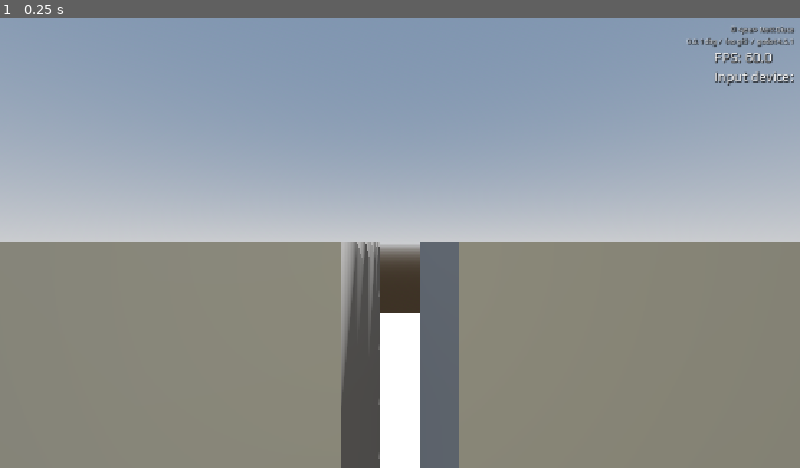
Above: before the commit, frame 1.
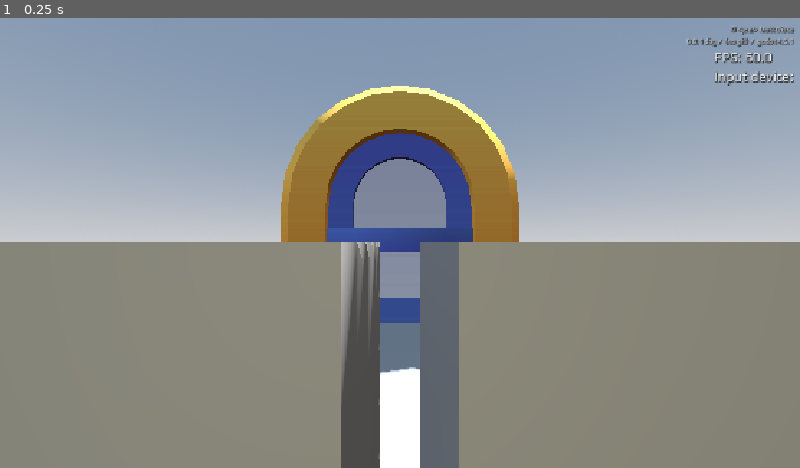
Above: after the commit, the same moment.

Repository: mgiuca/two-hands
Game: Godot game, scene res://scenes/main.tscn
Same seed, same stepped clock (60 frames per second), same inputs: the game is played once before the commit and once after it.
Inputs:
- Up to frame 1 (0.25 s): no input

The runs differ from the first frame. In frame 1, 10% of the frame differs, in the area x 35-65%, y 15-80%.

Commit message:
Added door to all levels.
Hook up so it opens, with sound.

Diff:
--- /dev/null
+++ b/scenes/door.gd
@@ -0,0 +1,18 @@
+class_name Door
+extends Node3D
+
+@onready var animation_player : AnimationPlayer = $Mesh/AnimationPlayer
+@onready var snd_open : AudioStreamPlayer3D = $SndOpen
+@onready var snd_clunk : AudioStreamPlayer3D = $SndClunk
+
+func _ready() -> void:
+  animation_player.animation_finished.connect(_on_animation_finished)
+
+## Opens the door.
+func open() -> void:
+  animation_player.play(&'open', -1, 0.5)
+  snd_open.play()
+
+func _on_animation_finished(anim_name: StringName) -> void:
+  if anim_name == &'open':
+    snd_clunk.play()
--- /dev/null
+++ b/scenes/door.tscn
@@ -0,0 +1,17 @@
+[gd_scene load_steps=5 format=3 uid="uid://befgfai7xh21g"]
+
+[ext_resource type="PackedScene" uid="uid://b17drhwlyqjch" path="res://meshes/door-rotate-large.glb" id="1_hpvv5"]
+[ext_resource type="Script" uid="uid://db2o3gvphk0em" path="res://scenes/door.gd" id="1_la1wf"]
+[ext_resource type="AudioStream" uid="uid://d0rfr2bx2yjsb" path="res://sounds/door-open.wav" id="3_18pbm"]
+[ext_resource type="AudioStream" uid="uid://di8olscjt41r3" path="res://sounds/door-open-finish.wav" id="4_q5w8r"]
+
+[node name="Door" type="Node3D"]
+script = ExtResource("1_la1wf")
+
+[node name="Mesh" parent="." instance=ExtResource("1_hpvv5")]
+
+[node name="SndOpen" type="AudioStreamPlayer3D" parent="."]
+stream = ExtResource("3_18pbm")
+
+[node name="SndClunk" type="AudioStreamPlayer3D" parent="."]
+stream = ExtResource("4_q5w8r")
--- a/scenes/level.gd
+++ b/scenes/level.gd
@@ -85,6 +85,7 @@
   victory = true
   snd_success.play()
   win_timer.start()
+  open_door()
 
 func _on_activator_activate(_activator_id: int) -> void:
   if activator1.active and activator2.active:
@@ -96,3 +97,14 @@
 
 func _on_win_timer_timeout() -> void:
   LevelManager.switch_to_next_level_or_quit()
+
+## Opens the door, if there is one.
+##
+## Not all levels have a door; if there isn't a top-level node called Door,
+## this just does nothing.
+func open_door() -> void:
+  var door : Door = get_node_or_null('Door')
+  if door == null:
+    return
+
+  door.open()
--- a/scenes/level.tscn
+++ b/scenes/level.tscn
@@ -60,7 +60,7 @@
 stream = SubResource("AudioStreamRandomizer_wc255")
 
 [node name="WinTimer" type="Timer" parent="."]
-wait_time = 3.0
+wait_time = 4.0
 one_shot = true
 
 [connection signal="timeout" from="WinTimer" to="." method="_on_win_timer_timeout"]
--- a/scenes/levels/easy_locks.tscn
+++ b/scenes/levels/easy_locks.tscn
@@ -1,7 +1,8 @@
-[gd_scene load_steps=3 format=3 uid="uid://dhouj103pnqy3"]
+[gd_scene load_steps=4 format=3 uid="uid://dhouj103pnqy3"]
 
 [ext_resource type="PackedScene" uid="uid://tdgkmflrwhol" path="res://scenes/level.tscn" id="1_3olt6"]
 [ext_resource type="PackedScene" uid="uid://b57w04rr00g0x" path="res://scenes/pedestal_with_keyhole.tscn" id="2_4tcl0"]
+[ext_resource type="PackedScene" uid="uid://befgfai7xh21g" path="res://scenes/door.tscn" id="3_iof1q"]
 
 [node name="Level" node_paths=PackedStringArray("activator1", "activator2") instance=ExtResource("1_3olt6")]
 activator1 = NodePath("PedestalLeft/Keyhole")
@@ -19,7 +20,10 @@
 [node name="PedestalRight" parent="." index="9" instance=ExtResource("2_4tcl0")]
 transform = Transform3D(1, 0, 0, 0, 1, 0, 0, 0, 1, 0.3, 0.65, -0.5)
 
-[node name="SecondaryLight" type="OmniLight3D" parent="." index="11"]
+[node name="Door" parent="." index="10" instance=ExtResource("3_iof1q")]
+transform = Transform3D(3.870159, 0, 0, 0, 3.870159, 0, 0, 0, 3.870159, 0, 0, -5.1633463)
+
+[node name="SecondaryLight" type="OmniLight3D" parent="." index="12"]
 transform = Transform3D(1, 0, 0, 0, 1, 0, 0, 0, 1, 0, 1.2278504, 0.83508337)
 light_color = Color(1, 0.94133335, 0.68, 1)
 light_energy = 0.34
--- a/scenes/levels/far_locks.tscn
+++ b/scenes/levels/far_locks.tscn
@@ -1,7 +1,8 @@
-[gd_scene load_steps=3 format=3 uid="uid://c82ocqhenmlo5"]
+[gd_scene load_steps=4 format=3 uid="uid://c82ocqhenmlo5"]
 
 [ext_resource type="PackedScene" uid="uid://tdgkmflrwhol" path="res://scenes/level.tscn" id="1_bvxa4"]
 [ext_resource type="PackedScene" uid="uid://b57w04rr00g0x" path="res://scenes/pedestal_with_keyhole.tscn" id="2_61y7v"]
+[ext_resource type="PackedScene" uid="uid://befgfai7xh21g" path="res://scenes/door.tscn" id="3_61y7v"]
 
 [node name="Level" node_paths=PackedStringArray("activator1", "activator2") instance=ExtResource("1_bvxa4")]
 activator1 = NodePath("PedestalLeft/Keyhole")
@@ -19,7 +20,10 @@
 [node name="PedestalRight" parent="." index="9" instance=ExtResource("2_61y7v")]
 transform = Transform3D(1, 0, 0, 0, 1, 0, 0, 0, 1, 0.8, 0.65, -0.5)
 
-[node name="SecondaryLight" type="OmniLight3D" parent="." index="11"]
+[node name="Door" parent="." index="10" instance=ExtResource("3_61y7v")]
+transform = Transform3D(3.870159, 0, 0, 0, 3.870159, 0, 0, 0, 3.870159, 0, 0, -5.1633463)
+
+[node name="SecondaryLight" type="OmniLight3D" parent="." index="12"]
 transform = Transform3D(1, 0, 0, 0, 1, 0, 0, 0, 1, 0, 1.2278504, 0.83508337)
 light_color = Color(1, 0.94133335, 0.68, 1)
 light_energy = 0.34
--- a/scenes/levels/high_low_locks.tscn
+++ b/scenes/levels/high_low_locks.tscn
@@ -1,7 +1,8 @@
-[gd_scene load_steps=3 format=3 uid="uid://d1fernks3jkny"]
+[gd_scene load_steps=4 format=3 uid="uid://d1fernks3jkny"]
 
 [ext_resource type="PackedScene" uid="uid://tdgkmflrwhol" path="res://scenes/level.tscn" id="1_g8rwh"]
 [ext_resource type="PackedScene" uid="uid://bkk0yyari5lal" path="res://scenes/keyhole.tscn" id="2_g8rwh"]
+[ext_resource type="PackedScene" uid="uid://befgfai7xh21g" path="res://scenes/door.tscn" id="3_ofxq6"]
 
 [node name="Level" node_paths=PackedStringArray("activator1", "activator2") instance=ExtResource("1_g8rwh")]
 activator1 = NodePath("Pedestal/KeyholeTop")
@@ -33,7 +34,10 @@
 [node name="KeyholeBottom" parent="Pedestal" index="3" instance=ExtResource("2_g8rwh")]
 transform = Transform3D(1, 0, 0, 0, 1, 0, 0, 0, 1, 0, -0.6407427, 0.23652616)
 
-[node name="SecondaryLight" type="OmniLight3D" parent="." index="10"]
+[node name="Door" parent="." index="9" instance=ExtResource("3_ofxq6")]
+transform = Transform3D(3.870159, 0, 0, 0, 3.870159, 0, 0, 0, 3.870159, 0, 0, -5.1633463)
+
+[node name="SecondaryLight" type="OmniLight3D" parent="." index="11"]
 transform = Transform3D(1, 0, 0, 0, 1, 0, 0, 0, 1, 0, 1.2278504, 0.83508337)
 light_color = Color(1, 0.94133335, 0.68, 1)
 light_energy = 0.34
--- a/scenes/levels/sliding_locks.tscn
+++ b/scenes/levels/sliding_locks.tscn
@@ -1,8 +1,9 @@
-[gd_scene load_steps=4 format=3 uid="uid://djcn8g4voxvv7"]
+[gd_scene load_steps=5 format=3 uid="uid://djcn8g4voxvv7"]
 
 [ext_resource type="PackedScene" uid="uid://tdgkmflrwhol" path="res://scenes/level.tscn" id="1_pp17t"]
 [ext_resource type="PackedScene" uid="uid://b57w04rr00g0x" path="res://scenes/pedestal_with_keyhole.tscn" id="2_kwq4q"]
-[ext_resource type="AnimationLibrary" uid="uid://bjqrd4qvhcepy" path="res://scenes/levels/sliding_locks_anim.tres" id="3_kwq4q"]
+[ext_resource type="PackedScene" uid="uid://befgfai7xh21g" path="res://scenes/door.tscn" id="3_kwq4q"]
+[ext_resource type="AnimationLibrary" uid="uid://bjqrd4qvhcepy" path="res://scenes/levels/sliding_locks_anim.tres" id="4_wonm7"]
 
 [node name="Level" node_paths=PackedStringArray("activator1", "activator2") instance=ExtResource("1_pp17t")]
 activator1 = NodePath("PedestalTop/Keyhole")
@@ -34,14 +35,17 @@
 [node name="Keyhole" parent="PedestalBottom" index="1"]
 transform = Transform3D(1, 0, 0, 0, 1, 0, 0, 0, 1, 0, 0, 0.23652616)
 
-[node name="SecondaryLight" type="OmniLight3D" parent="." index="11"]
+[node name="Door" parent="." index="10" instance=ExtResource("3_kwq4q")]
+transform = Transform3D(3.870159, 0, 0, 0, 3.870159, 0, 0, 0, 3.870159, 0, 0, -5.1633463)
+
+[node name="SecondaryLight" type="OmniLight3D" parent="." index="12"]
 transform = Transform3D(1, 0, 0, 0, 1, 0, 0, 0, 1, 0, 1.2278504, 0.83508337)
 light_color = Color(1, 0.94133335, 0.68, 1)
 light_energy = 0.34
 
-[node name="AnimationPlayer" type="AnimationPlayer" parent="." index="12"]
+[node name="AnimationPlayer" type="AnimationPlayer" parent="." index="13"]
 libraries = {
-&"": ExtResource("3_kwq4q")
+&"": ExtResource("4_wonm7")
 }
 autoplay = "slide_loop"
 
--- a/scenes/levels/tunnel_locks.tscn
+++ b/scenes/levels/tunnel_locks.tscn
@@ -1,7 +1,8 @@
-[gd_scene load_steps=3 format=3 uid="uid://bitpgl5vt47x2"]
+[gd_scene load_steps=4 format=3 uid="uid://bitpgl5vt47x2"]
 
 [ext_resource type="PackedScene" uid="uid://tdgkmflrwhol" path="res://scenes/level.tscn" id="1_180wm"]
 [ext_resource type="PackedScene" uid="uid://bkk0yyari5lal" path="res://scenes/keyhole.tscn" id="2_180wm"]
+[ext_resource type="PackedScene" uid="uid://befgfai7xh21g" path="res://scenes/door.tscn" id="2_rm5jy"]
 
 [node name="Level" node_paths=PackedStringArray("activator1", "activator2") instance=ExtResource("1_180wm")]
 activator1 = NodePath("Cave/KeyholeTop")
@@ -42,3 +43,6 @@
 
 [node name="KeyholeBottom" parent="Cave" index="4" instance=ExtResource("2_180wm")]
 transform = Transform3D(1, 0, 0, 0, 1, 0, 0, 0, 1, 0, -0.0070016384, 0.83809066)
+
+[node name="Door" parent="." index="10" instance=ExtResource("2_rm5jy")]
+transform = Transform3D(3.870159, 0, 0, 0, 3.870159, 0, 0, 0, 3.870159, 0, 0, -5.1633463)
Not shown, added: scenes/door.gd.uid
